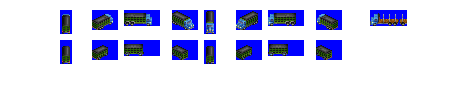
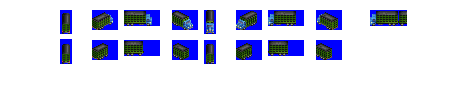
Layers edited between the first and the second 455x100 image:
renamed "Layer 2" to "Layer 3.bak", hid it, painted on it over [60, 10, 407, 60]
removed layer "Layer 1" over [62, 11, 338, 30]
painted on "Background" over [60, 10, 407, 60]
